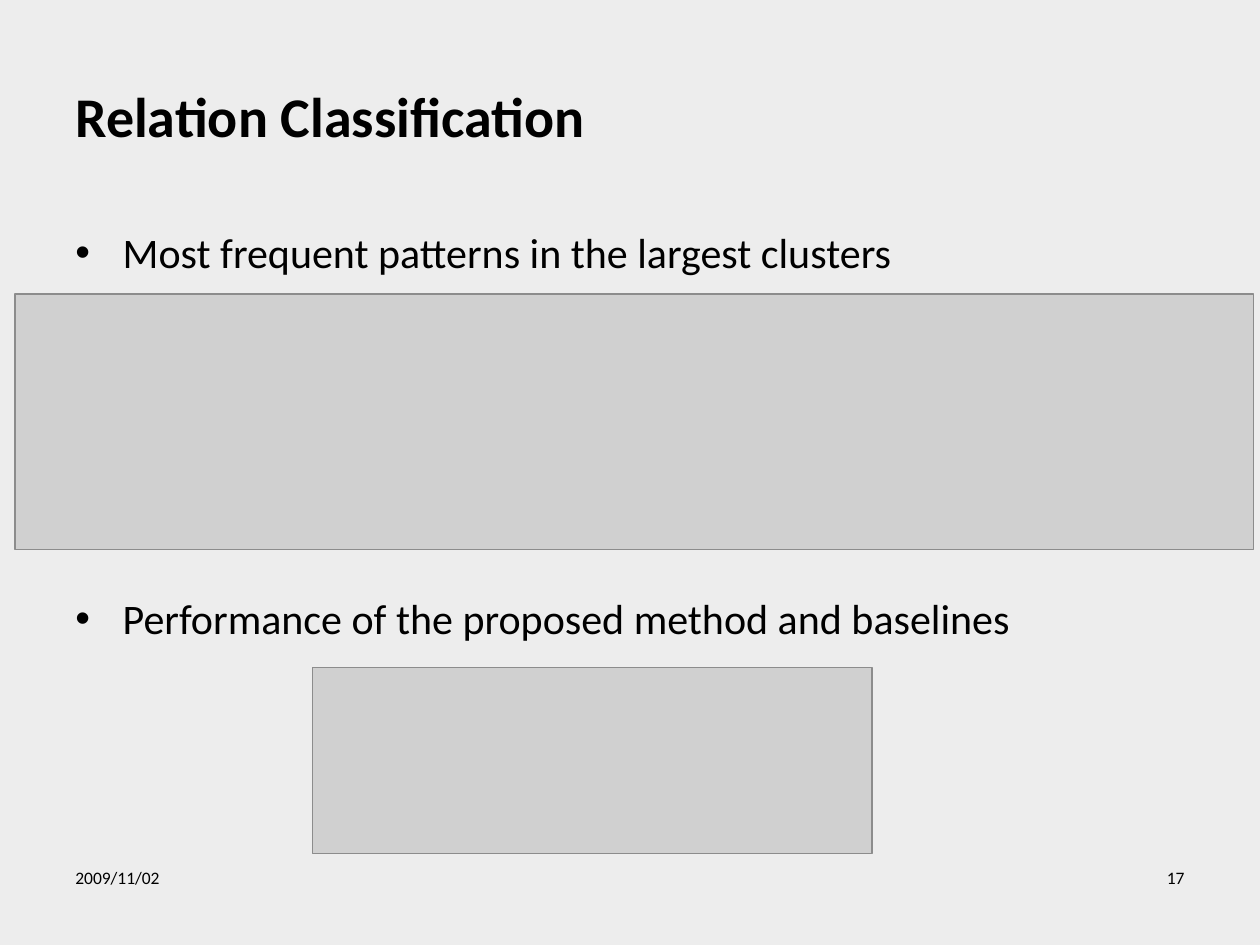
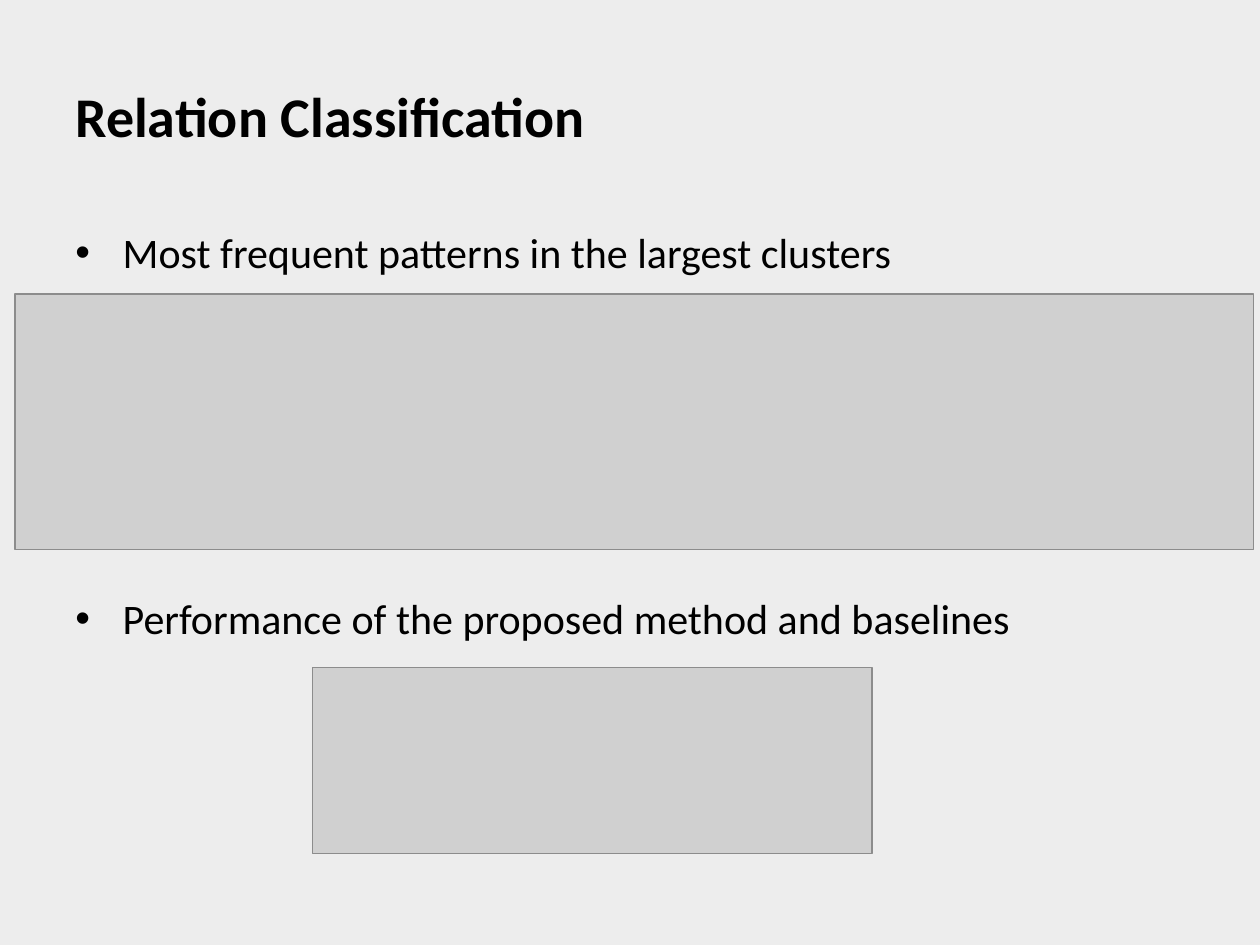
Before and after one commit to henriquekano/horie-dev, a slide deck: slide 18 of 2009.2 ウェブ工学/Relational Similarity.ppt (slide 17 before the commit). Drawn at 1260x945 pixels with LibreOffice and Linux fonts; fonts in the diff are those of the drawing; grey boxes stand for pictures; background and template pictures are left out. Boxes give left, top, right and bottom in pixels: in the first picture for what was removed or moved away, otherwise in the second. Text is boxed around its words. In the diff, an @@ line names an element or a change of style, - is before the commit and + after.

```diff
--- a/2009.2 ウェブ工学/Relational Similarity.ppt
+++ b/2009.2 ウェブ工学/Relational Similarity.ppt
@@ text removed at bbox=[75, 872, 159, 885] @@
-2009/11/02
@@ page number removed at bbox=[1167, 872, 1185, 884] @@
-17
```
Also in this commit, not shown: 8 other slides changed, 8 slides added, 7 slides removed.
